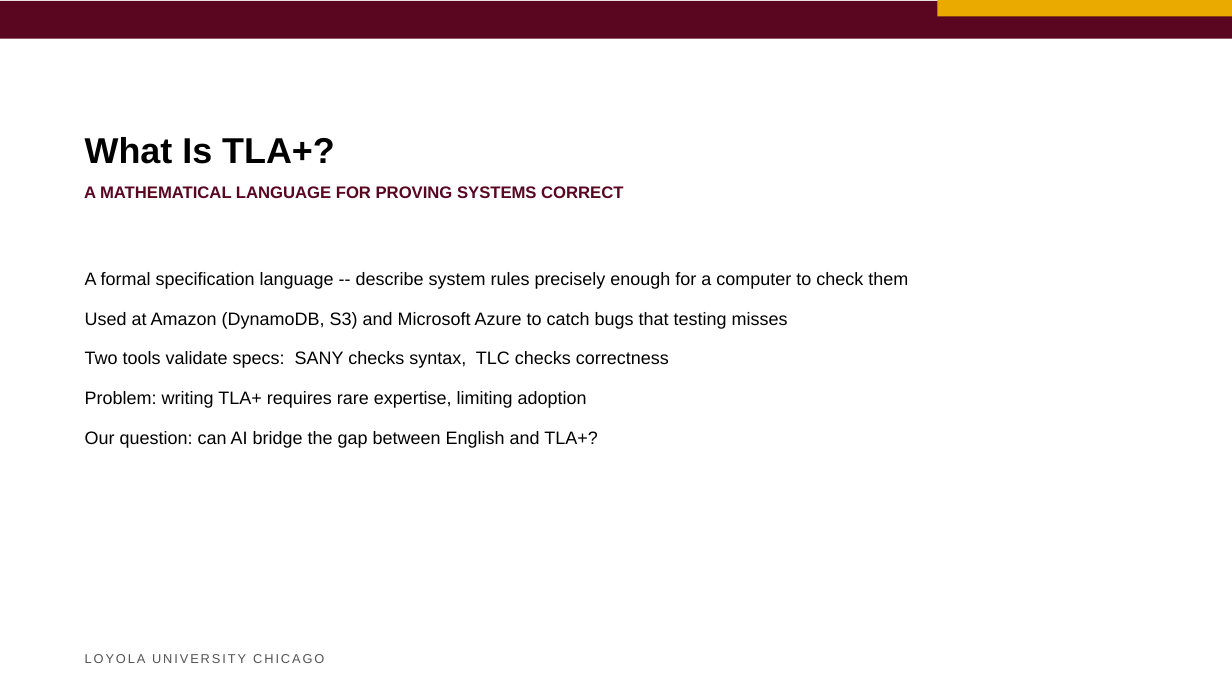
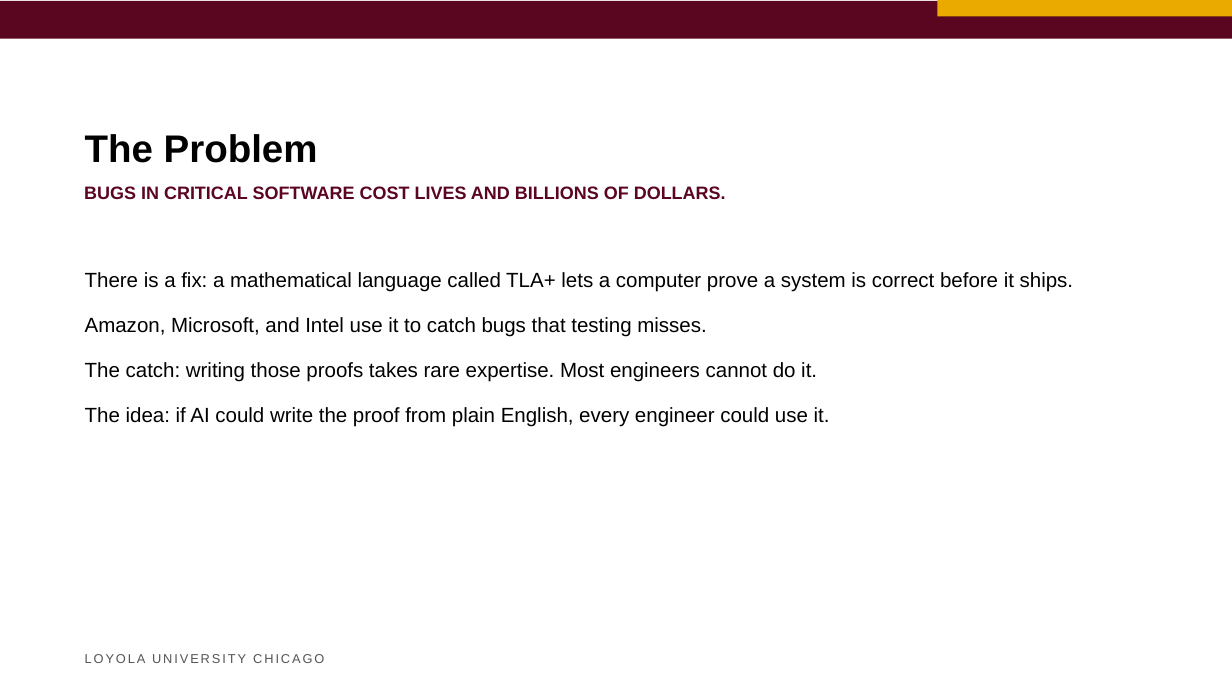
Before and after one commit to LUC-AI4FM/ChatTLA, a slide deck: slide 2 of eric-talk/talk_3min.pptx. Drawn at 1232x693 pixels with LibreOffice and Linux fonts; fonts in the diff are those of the drawing. Boxes give left, top, right and bottom in pixels: in the first picture for what was removed or moved away, otherwise in the second. Text is boxed around its words. In the diff, an @@ line names an element or a change of style, - is before the commit and + after.

```diff
--- a/eric-talk/talk_3min.pptx
+++ b/eric-talk/talk_3min.pptx
@@ text at (85, 134, 318, 163): text changed; size 28 to 30 pt @@
-What Is TLA+?
+The Problem
@@ text at (84, 186, 726, 200): text changed; size 13 to 14 pt @@
-A MATHEMATICAL LANGUAGE FOR PROVING SYSTEMS CORRECT
+BUGS IN CRITICAL SOFTWARE COST LIVES AND BILLIONS OF DOLLARS.
@@ text at (85, 272, 1073, 427): text changed; size 14 to 16 pt @@
-A formal specification language -- describe system rules precisely enough for a computer to check them
-Used at Amazon (DynamoDB, S3) and Microsoft Azure to catch bugs that testing misses
-Two tools validate specs: SANY checks syntax, TLC checks correctness
-Problem: writing TLA+ requires rare expertise, limiting adoption
-Our question: can AI bridge the gap between English and TLA+?
+There is a fix: a mathematical language called TLA+ lets a computer prove a system is correct before it ships.
+Amazon, Microsoft, and Intel use it to catch bugs that testing misses.
+The catch: writing those proofs takes rare expertise. Most engineers cannot do it.
+The idea: if AI could write the proof from plain English, every engineer could use it.
```
Also in this commit, not shown: 3 slides added, 5 slides removed, 18 other files.
